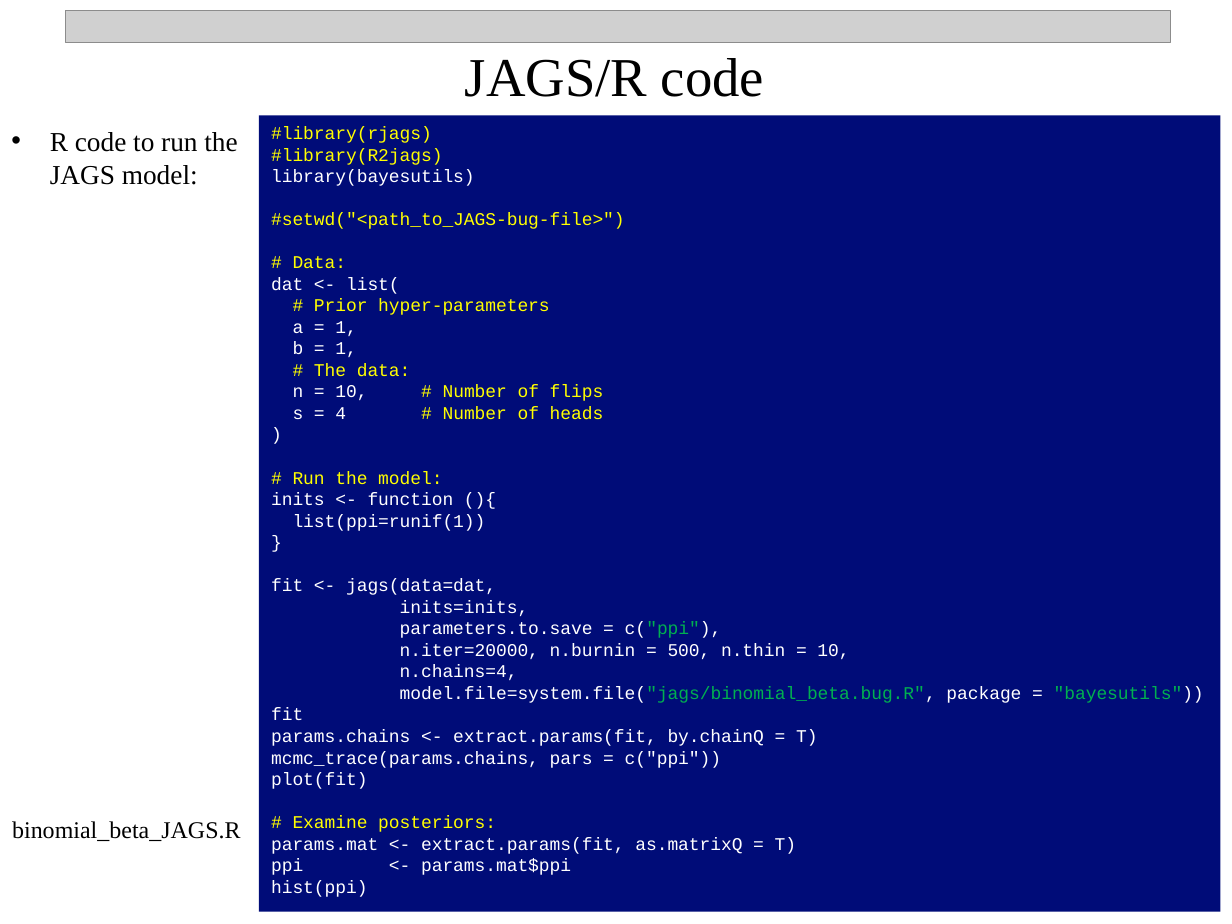
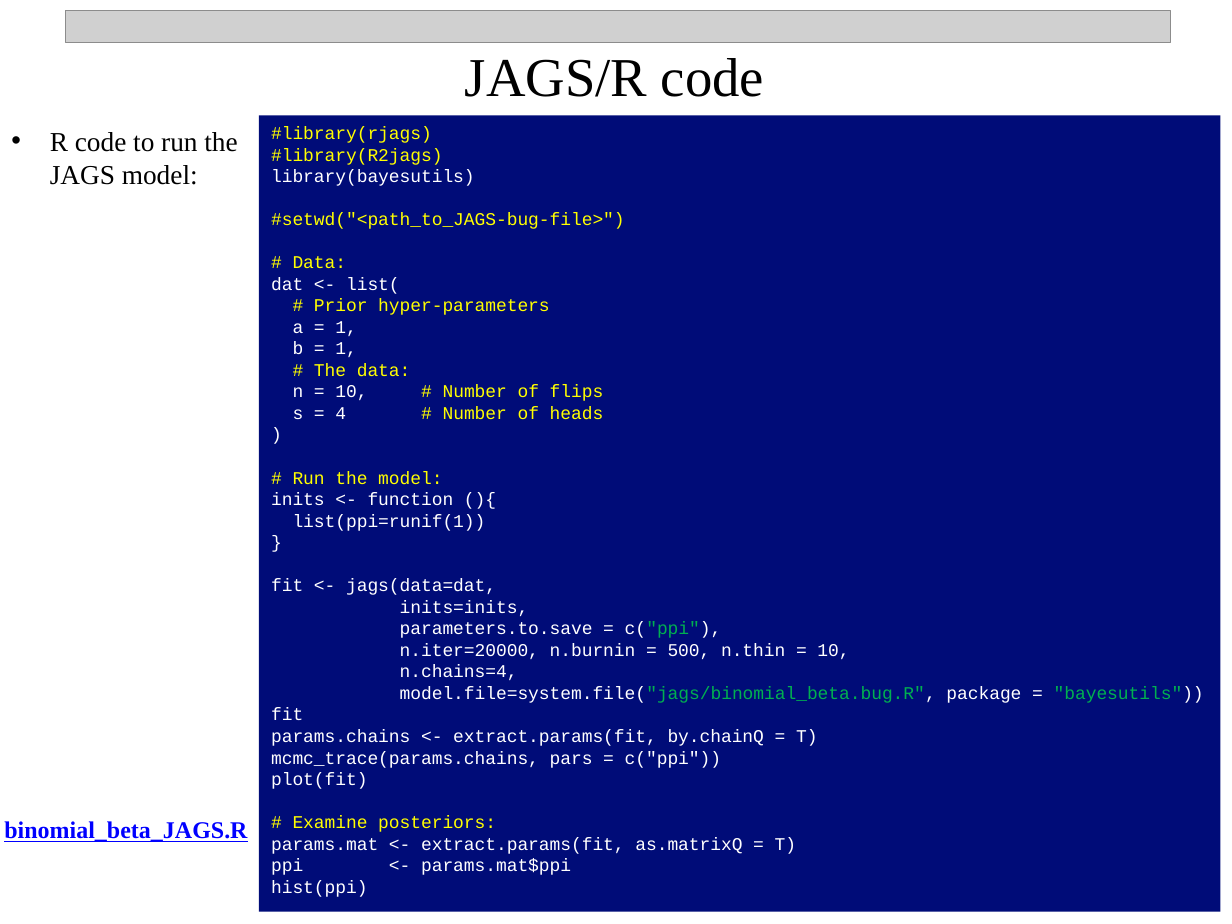
Before and after one commit to npetraco/MATFOS705, a slide deck: slide 18 of Notes/13_intro_to_single_parameter_bayesian_inference/13_basic_bayesian_inference_workflow.pptx. Drawn at 1232x924 pixels with LibreOffice and Linux fonts; fonts in the diff are those of the drawing; grey boxes stand for pictures. Boxes give left, top, right and bottom in pixels: in the first picture for what was removed or moved away, otherwise in the second. Text is boxed around its words. In the diff, an @@ line names an element or a change of style, - is before the commit and + after.

```diff
--- a/Notes/13_intro_to_single_parameter_bayesian_inference/13_basic_bayesian_inference_workflow.pptx
+++ b/Notes/13_intro_to_single_parameter_bayesian_inference/13_basic_bayesian_inference_workflow.pptx
@@ text "binomial_beta_JAGS.R": place and size @@
-text "binomial_beta_JAGS.R" at <box>12,821,240,841</box>
+text "binomial_beta_JAGS.R" at <box>4,821,247,842</box>
@@ text "binomial_beta_JAGS.R" at <box>4,821,247,842</box>: text colour #000000 to #0000FF, bold on, underline on @@
```
Also in this commit, not shown: 2 other slides changed.
